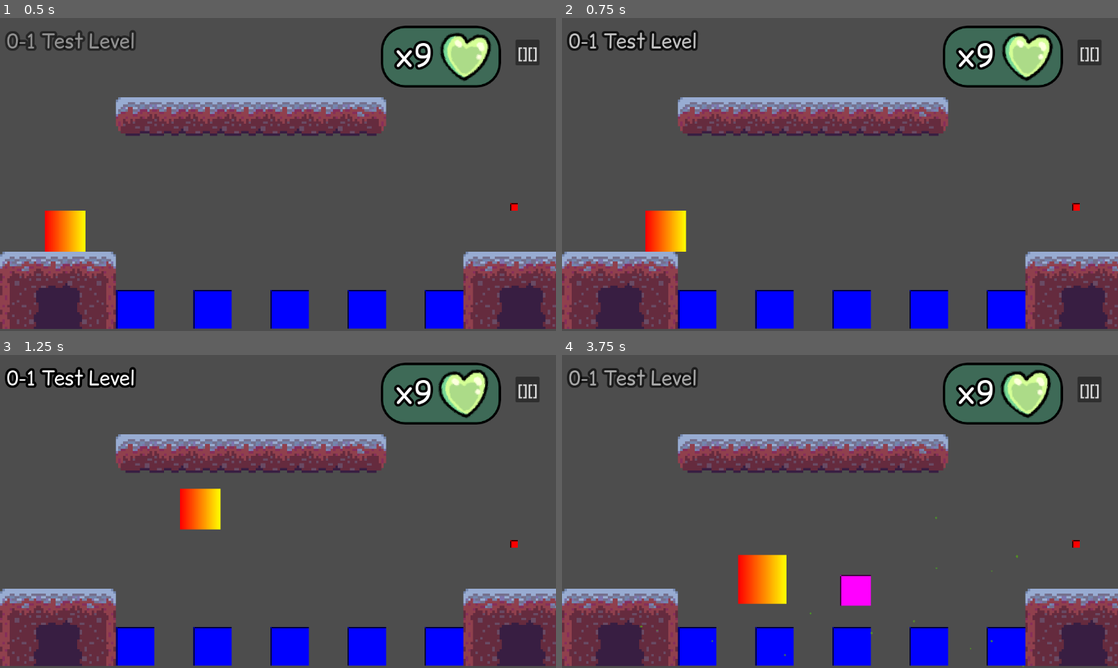
Above: before the commit, frames 1-4 (two rows, left to right).
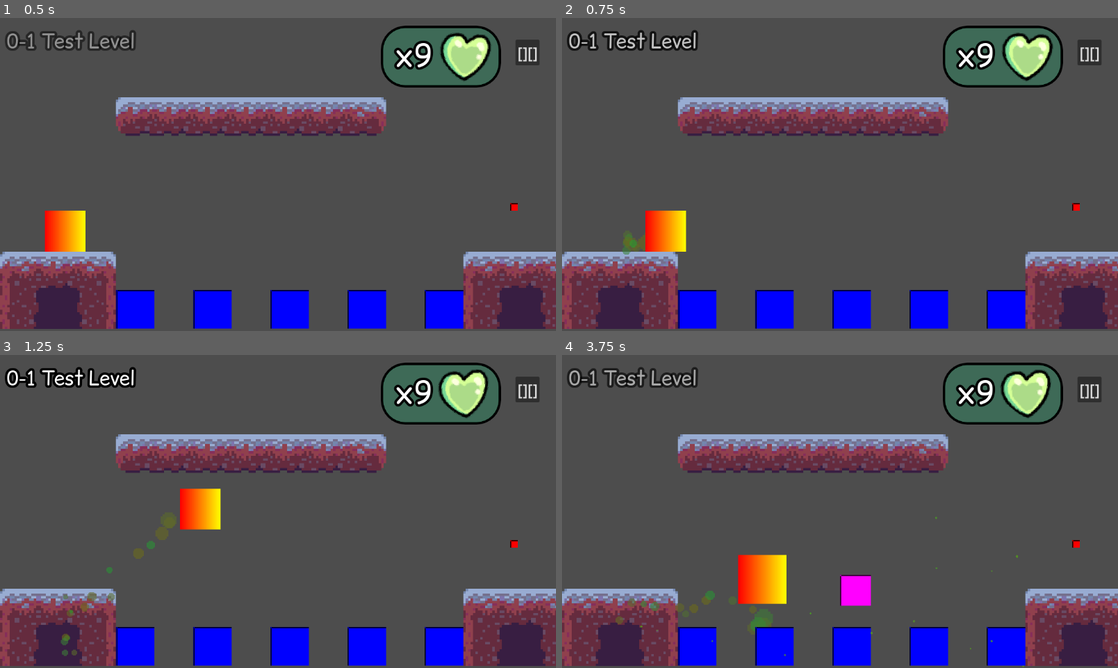
Above: after the commit, the same moments.

Repository: tiffit/SlimeLives
Game: Godot game, scene res://game_main.tscn
The game is run twice, just before and just after one commit, with the same random seed, the same clock (stepped at 60 frames per second) and the same inputs.
Inputs:
- Up to frame 1 (0.5 s): no input
- Up to frame 2 (0.75 s): hold D (move_right) from 0.53 s (still down)
- Up to frame 3 (1.25 s): keep holding D (move_right); tap Space (move_jump) at 0.77 s
- Up to frame 4 (3.75 s): tap Space (move_jump) at 1.52, 3.02 s; release D (move_right) at 2.03 s; hold A (move_left) 2.03-2.78 s; hold D (move_right) from 2.78 s (still down)

Frame 1 is identical in both runs. In frame 2, 0.2% of the frame differs, in the area x 10-15%, y 68-76%; in frame 3, 0.4%, in the area x 10-32%, y 51-97%; in frame 4, 0.4%.

Commit message:
slime trail particles

Diff:
--- a/character/character.gd
+++ b/character/character.gd
@@ -3,6 +3,10 @@
 @export var speed: float = 400.0
 @export var jump_speed: float = 600.0
 @export var platform_scene: PackedScene
+
+@onready var slime_trail: GPUParticles2D = $SlimeTrail
+@onready var slime_idle: GPUParticles2D = $SlimeIdle
+
 const DEATH_PARTICLES = preload("uid://57xvg0lh3one")
 
 var gravity: float = ProjectSettings.get_setting("physics/2d/default_gravity")
@@ -12,11 +16,27 @@
 enum KillReason { ENTITY, TILE, BOUNDS }
 
 func _physics_process(delta: float) -> void:
+
+	if velocity.x != 0:
+		slime_idle.emitting = false
+		slime_trail.emitting = true
+	elif velocity.y != 0 and dead != true:
+		slime_idle.emitting = false
+		slime_trail.emitting = true
+	elif dead != true:
+		slime_idle.emitting = true
+		slime_trail.emitting = false
+	else:
+		slime_idle.emitting = false
+		slime_trail.emitting = false
+
+
 	if dead:
 		return
 
 	# Gravity
 	velocity.y += gravity * delta
+
 
 	# Horizontal movement
 	var horizontal: float = Input.get_axis("move_left", "move_right")
--- a/character/character.tscn
+++ b/character/character.tscn
@@ -1,7 +1,9 @@
-[gd_scene load_steps=9 format=3 uid="uid://c5gxdv8qm44mq"]
+[gd_scene load_steps=11 format=3 uid="uid://c5gxdv8qm44mq"]
 
 [ext_resource type="Script" uid="uid://cf7sweyu1ado0" path="res://character/character.gd" id="1_yf0e5"]
 [ext_resource type="PackedScene" uid="uid://voxgl40mko7a" path="res://platforms/platform.tscn" id="2_1l1n4"]
+[ext_resource type="PackedScene" uid="uid://dcqdrha0xmhky" path="res://character/slime_trail.tscn" id="3_ugqs2"]
+[ext_resource type="PackedScene" uid="uid://dikjvea3lgpow" path="res://character/slime_idle.tscn" id="4_hx151"]
 
 [sub_resource type="Gradient" id="Gradient_vu45j"]
 colors = PackedColorArray(1, 0, 0, 1, 1, 1, 0, 1)
@@ -113,3 +115,8 @@
 libraries = {
 &"": SubResource("AnimationLibrary_hx151")
 }
+
+[node name="SlimeTrail" parent="." instance=ExtResource("3_ugqs2")]
+position = Vector2(0, 22)
+
+[node name="SlimeIdle" parent="." instance=ExtResource("4_hx151")]
--- /dev/null
+++ b/character/slime_idle.tscn
@@ -0,0 +1,29 @@
+[gd_scene load_steps=5 format=3 uid="uid://dikjvea3lgpow"]
+
+[ext_resource type="Texture2D" uid="uid://cnpchsfrxajoe" path="res://sprites/circle_particle.png" id="1_qhlje"]
+
+[sub_resource type="Curve" id="Curve_75fpp"]
+_data = [Vector2(0, 1), 0.0, 0.0, 0, 0, Vector2(0.22262773, 0.49848711), 0.0, 0.0, 0, 0, Vector2(1, 0.19799137), 0.0, 0.0, 0, 0]
+point_count = 3
+
+[sub_resource type="CurveTexture" id="CurveTexture_77q0o"]
+curve = SubResource("Curve_75fpp")
+
+[sub_resource type="ParticleProcessMaterial" id="ParticleProcessMaterial_vihhi"]
+particle_flag_align_y = true
+particle_flag_disable_z = true
+emission_shape = 1
+emission_sphere_radius = 30.0
+gravity = Vector3(0, 200, 0)
+scale_min = 3.0
+scale_max = 5.0
+scale_curve = SubResource("CurveTexture_77q0o")
+color = Color(0.28627452, 0.45882353, 0.20392157, 0.5686275)
+hue_variation_min = -0.20000002
+hue_variation_max = 0.19999997
+
+[node name="SlimeIdle" type="GPUParticles2D"]
+show_behind_parent = true
+emitting = false
+texture = ExtResource("1_qhlje")
+process_material = SubResource("ParticleProcessMaterial_vihhi")
--- /dev/null
+++ b/character/slime_trail.tscn
@@ -0,0 +1,30 @@
+[gd_scene load_steps=5 format=3 uid="uid://dcqdrha0xmhky"]
+
+[ext_resource type="Texture2D" uid="uid://cnpchsfrxajoe" path="res://sprites/circle_particle.png" id="1_1lh7o"]
+
+[sub_resource type="Curve" id="Curve_75fpp"]
+_data = [Vector2(0, 1), 0.0, 0.0, 0, 0, Vector2(0.22262773, 0.49848711), 0.0, 0.0, 0, 0, Vector2(1, 0.19799137), 0.0, 0.0, 0, 0]
+point_count = 3
+
+[sub_resource type="CurveTexture" id="CurveTexture_77q0o"]
+curve = SubResource("Curve_75fpp")
+
+[sub_resource type="ParticleProcessMaterial" id="ParticleProcessMaterial_vihhi"]
+particle_flag_align_y = true
+particle_flag_disable_z = true
+emission_shape = 1
+emission_sphere_radius = 30.0
+gravity = Vector3(0, 300, 0)
+scale_min = 3.0
+scale_max = 5.0
+scale_curve = SubResource("CurveTexture_77q0o")
+color = Color(0.28627452, 0.45882353, 0.20392157, 0.5686275)
+hue_variation_min = -0.20000002
+hue_variation_max = 0.19999997
+
+[node name="SlimeTrail" type="GPUParticles2D"]
+show_behind_parent = true
+amount = 32
+texture = ExtResource("1_1lh7o")
+lifetime = 2.0
+process_material = SubResource("ParticleProcessMaterial_vihhi")
